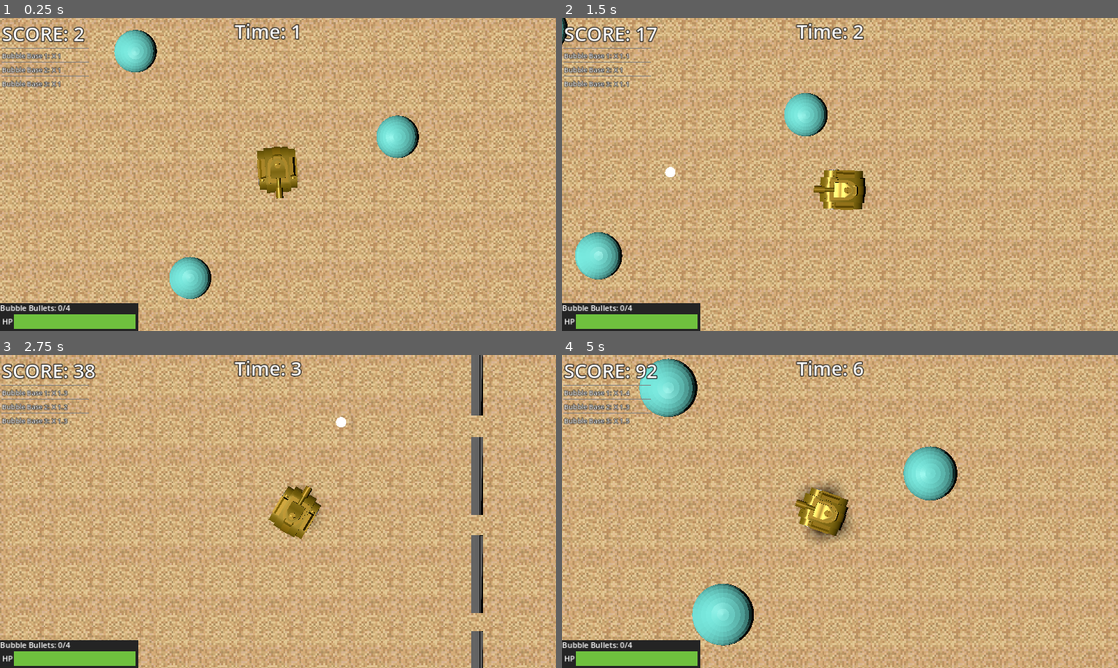
Above: before the commit, frames 1-4 (two rows, left to right).
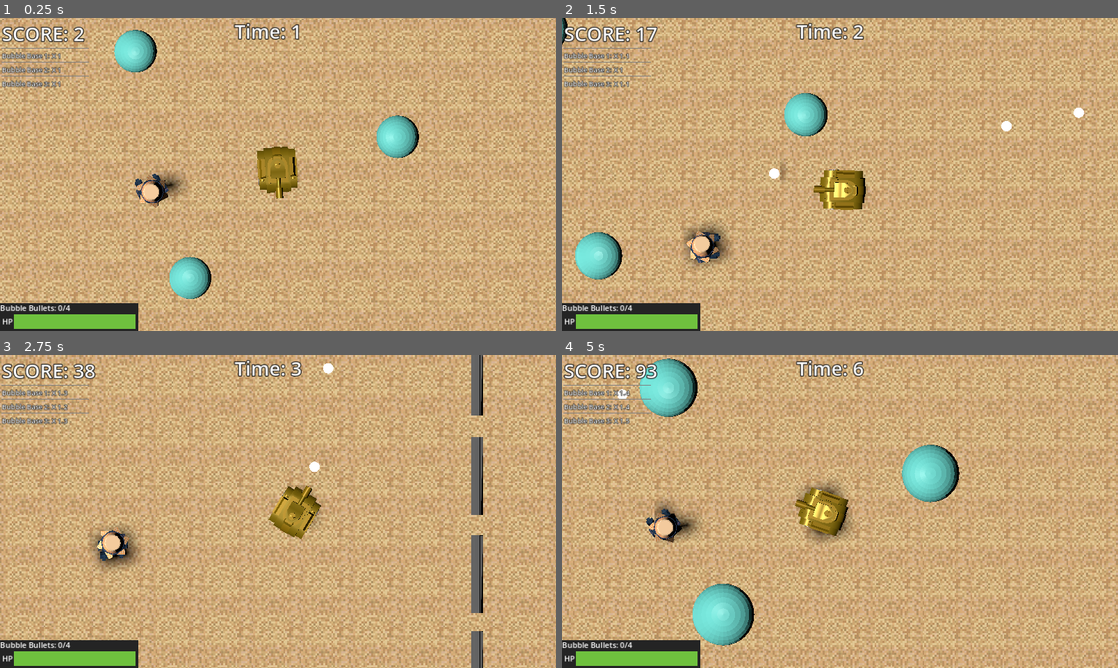
Above: after the commit, the same moments.

Repository: BlackBarman/GGJ_2025
Game: Godot game, scene res://Levels/level.tscn
Same seed, same stepped clock (60 frames per second), same inputs: the game is played once before the commit and once after it.
Inputs (mouse positions are in pixels of both pictures, inside the frame that each line leads up to):
- Up to frame 1 (0.25 s): no input
- Up to frame 2 (1.5 s): tap Enter (ui_accept) at 0.5, 0.77 s; move the mouse to (962, 158) at 0.52 s; press the mouse at (962, 158) at 0.53 s; hold Right (ui_right) 0.53-1.28 s; move the mouse to (728, 190) at 1.27 s; release the mouse at (728, 190) at 1.28 s; hold Down (ui_down) from 1.28 s (still down); click (728, 190) at 1.35 s
- Up to frame 3 (2.75 s): tap Enter (ui_accept) at 1.52 s; move the mouse to (333, 442) at 2.02 s; release Down (ui_down) at 2.03 s; press the mouse at (333, 442) at 2.03 s; hold Right (ui_right) from 2.03 s (still down)
- Up to frame 4 (5 s): move the mouse to (812, 574) at 2.77 s; release Right (ui_right) at 2.78 s; release the mouse at (812, 574) at 2.78 s; hold Up (ui_up) 2.78-3.53 s; click (812, 574) at 2.85 s; tap Enter (ui_accept) at 3.02, 3.77, 4.52 s; move the mouse to (1006, 558) at 3.52 s; press the mouse at (1006, 558) at 3.53 s; hold Left (ui_left) from 3.53 s (still down); move the mouse to (673, 464) at 4.27 s; release the mouse at (673, 464) at 4.28 s; click (673, 464) at 4.35 s

The runs differ from the first frame. In frame 1, 0.6% of the frame differs, in the area x 24-34%, y 49-61%; in frame 2, 1.2%; in frame 3, 1.1%; in frame 4, 6.4%, in the area x 0-100%, y 0-100%.

Commit message:
fixed enemy chaser collisions
more an hack than a fix but who cares

Diff:
--- a/ggj_2025/Chara.tscn
+++ b/ggj_2025/Chara.tscn
@@ -1,10 +1,11 @@
-[gd_scene load_steps=10 format=3 uid="uid://ccwkw3gk2obrk"]
+[gd_scene load_steps=11 format=3 uid="uid://ccwkw3gk2obrk"]
 
 [ext_resource type="Script" path="res://character_body_3d.gd" id="1_beiag"]
 [ext_resource type="Script" path="res://weapon.gd" id="2_ery3h"]
 [ext_resource type="PackedScene" uid="uid://fago7sqegwx7" path="res://bullet.tscn" id="3_hb4xm"]
 [ext_resource type="PackedScene" uid="uid://c6xnb60rqwatj" path="res://bubble_thrower.tscn" id="4_2jctd"]
 [ext_resource type="PackedScene" uid="uid://bgvc0dy04tkvo" path="res://Tank.gltf" id="5_xokrd"]
+[ext_resource type="PackedScene" uid="uid://cqe7wxyus1eu7" path="res://LevelIngredients/chase_enemy.tscn" id="6_myp56"]
 
 [sub_resource type="CapsuleShape3D" id="CapsuleShape3D_a8dag"]
 
@@ -69,6 +70,9 @@
 transform = Transform3D(1, 0, 0, 0, 1, 0, 0, 0, 1, 0.00100327, 0.0624454, -0.04425)
 shape = SubResource("BoxShape3D_igwpj")
 
+[node name="ChaseEnemy" parent="." instance=ExtResource("6_myp56")]
+transform = Transform3D(1, 0, 0, 0, 1, 0, 0, 0, 1, -0.581098, 0.0468259, -6.22793)
+
 [connection signal="timeout" from="body/Weapon/Timer" to="body/Weapon" method="_on_timer_timeout"]
 [connection signal="area_entered" from="Area3D" to="." method="_on_area_3d_area_entered"]
 [connection signal="body_entered" from="Area3D" to="." method="_on_area_3d_body_entered"]
--- a/ggj_2025/LevelIngredients/chase_enemy.gd
+++ b/ggj_2025/LevelIngredients/chase_enemy.gd
@@ -28,6 +28,12 @@
 		target_bubble =null
 
 
+func _process(delta: float) -> void:
+	if $Area3D.has_overlapping_areas():
+		for i in $Area3D.get_overlapping_areas() :
+			if i.is_in_group("PlayerBullet"):
+				queue_free()
+			pass
 
 func _physics_process(delta: float) -> void:
 	if nav_agent.is_target_reachable():
--- a/ggj_2025/LevelIngredients/chase_enemy.tscn
+++ b/ggj_2025/LevelIngredients/chase_enemy.tscn
@@ -5,7 +5,8 @@
 [ext_resource type="PackedScene" uid="uid://lg4uwisgtca7" path="res://LevelIngredients/mesh_enemy_Mesh.tscn" id="3_wg4sq"]
 [ext_resource type="Script" path="res://LevelIngredients/mesh_enemy_mesh.gd" id="4_gxrsl"]
 
-[sub_resource type="CapsuleShape3D" id="CapsuleShape3D_q38e3"]
+[sub_resource type="BoxShape3D" id="BoxShape3D_gdfdj"]
+size = Vector3(2.81616, 4.54675, 5.49831)
 
 [sub_resource type="SphereShape3D" id="SphereShape3D_j3jo5"]
 
@@ -16,10 +17,11 @@
 follow_player = true
 
 [node name="Area3D" type="Area3D" parent="." groups=["EnemyCollisionGroup"]]
+transform = Transform3D(1, 0, 0, 0, 1, 0, 0, 0, 1, 0.198495, 1.22104, 0.235819)
 
 [node name="CollisionShape3D" type="CollisionShape3D" parent="Area3D"]
-transform = Transform3D(1, 0, 0, 0, 1, 0, 0, 0, 1, 0, 0.622102, 0)
-shape = SubResource("CapsuleShape3D_q38e3")
+transform = Transform3D(1, 0, 0, 0, 1, 0, 0, 0, 1, -0.0372996, -0.108917, 0.208817)
+shape = SubResource("BoxShape3D_gdfdj")
 
 [node name="DetectionCollider" type="Area3D" parent="."]
 collision_layer = 3
--- a/ggj_2025/bullet.gd
+++ b/ggj_2025/bullet.gd
@@ -1,16 +1,36 @@
 extends Node3D
 class_name BaseBullet
 
-@export var bullet_speed : float
+@export var bullet_speed : float = 30
 @export var friendly_damage : float = 0.3
+@export var acceleration : float  = 3
+var bullet_dir : Vector3
 
-var bullet_dir : Vector3
 
 
 func _ready() -> void:
 	%Timer.start()
+	if $Area3D.has_overlapping_areas():
+		print("i am overlapping at born")
+		kill_overlapping_enemies()
+		pass
+
+func kill_overlapping_enemies():
+	var temp: Array[Area3D]= $Area3D.get_overlapping_areas()
+	for i in temp:
+		if i.is_in_group("EnemyCollisionGroup"):
+			i.queue_free()
+			pass
+		pass
 
 func _process(delta: float) -> void:
+	if $Area3D.has_overlapping_areas():
+		print("I am colliding with an area")
+		kill_overlapping_enemies()
+		pass
+
+func _physics_process(delta: float) -> void:
+	bullet_speed += acceleration * delta
 	global_position += bullet_dir * bullet_speed * delta
 
 func _on_visible_on_screen_notifier_3d_screen_exited() -> void:
@@ -19,6 +39,7 @@
 func _on_area_3d_body_entered(body):
 	if body.is_in_group("EnemyGroup"):
 		body._die()
+		kill_overlapping_enemies()
 		queue_free()
 	elif body.get_parent().is_in_group("BubbleBaseGroup"):
 		body.get_parent()._decrease_size(friendly_damage)
@@ -30,9 +51,3 @@
 
 func _on_timer_timeout() -> void:
 	queue_free()
-
-
-func _on_area_3d_area_entered(area: Area3D) -> void:
-	if area.is_in_group("BubbleBaseGroup"):
-		print("ciao")
-	pass # Replace with function body.
--- a/ggj_2025/bullet.tscn
+++ b/ggj_2025/bullet.tscn
@@ -15,11 +15,14 @@
 
 [node name="Bullet" type="Node3D" groups=["PlayerBullet"]]
 script = ExtResource("1_3t4ks")
-bullet_speed = 100.0
+bullet_speed = 25.0
 friendly_damage = 0.1
+metadata/_edit_pinned_properties_ = [&"bullet_speed", &"friendly_damage"]
 
 [node name="Area3D" type="Area3D" parent="." groups=["PlayerBullet"]]
 transform = Transform3D(0.5, 0, 0, 0, 0.5, 0, 0, 0, 0.5, 0, 0, 0)
+collision_layer = 3
+collision_mask = 3
 
 [node name="CollisionShape3D" type="CollisionShape3D" parent="Area3D"]
 transform = Transform3D(0.991439, 0, 0, 0, 0.991439, 0, 0, 0, 0.991439, 0.00836301, -2.38419e-07, -0.00397062)
